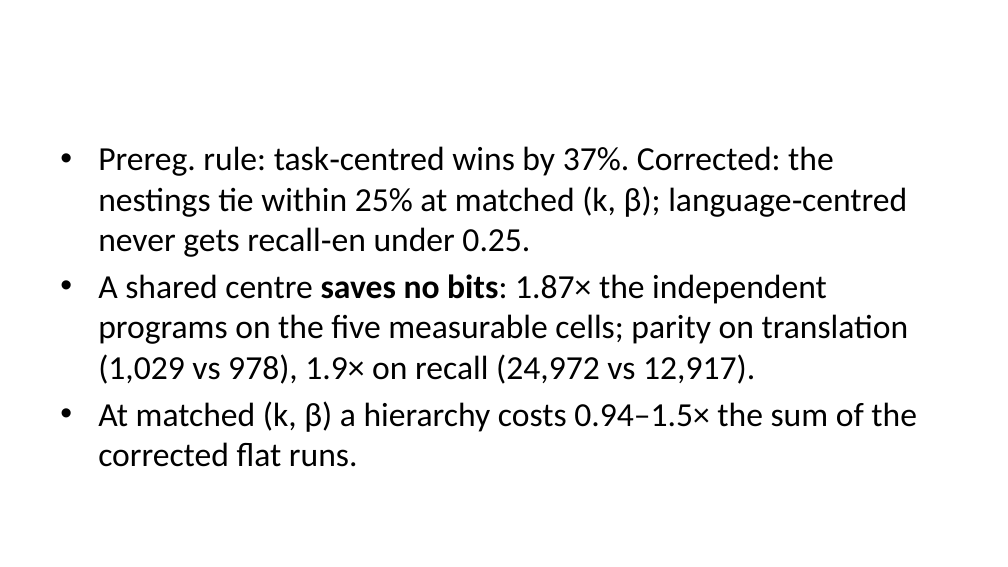
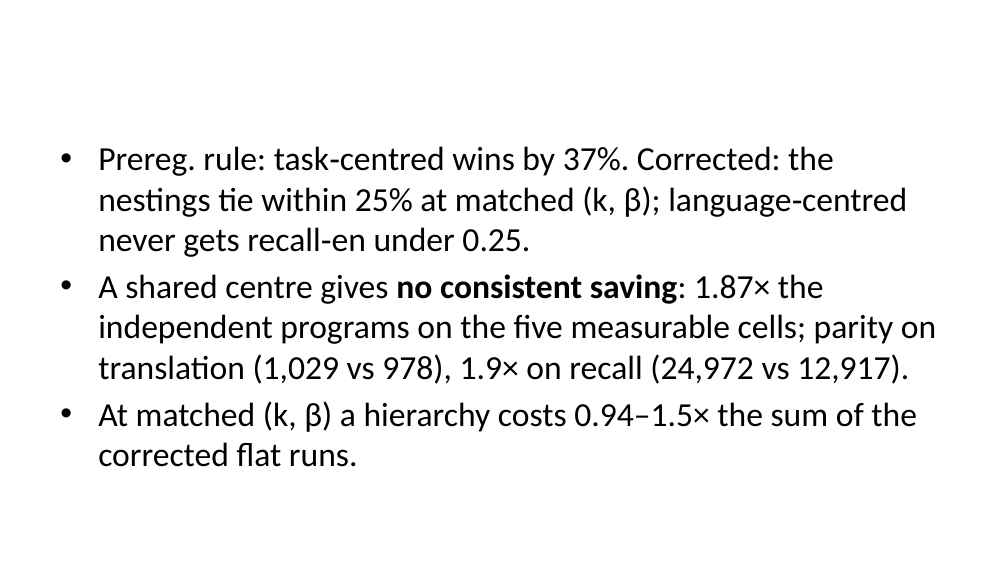
Before and after one commit to sirotenkogeorgii/prefix-programs, a slide deck: slide 11 of slides/slides.pptx. Drawn at 1008x567 pixels with LibreOffice and Linux fonts; fonts in the diff are those of the drawing. Boxes give left, top, right and bottom in pixels: in the first picture for what was removed or moved away, otherwise in the second. Text is boxed around its words. In the diff, an @@ line names an element or a change of style, - is before the commit and + after.

```diff
--- a/slides/slides.pptx
+++ b/slides/slides.pptx
@@ text at [98,274,936,384]: text changed @@
-• A shared centre saves no bits: 1.87× the independent programs on the five measurable cells; parity on translation (1,029 vs 978), 1.9× on recall (24,972 vs 12,917).
+• A shared centre gives no consistent saving: 1.87× the independent programs on the five measurable cells; parity on translation (1,029 vs 978), 1.9× on recall (24,972 vs 12,917).
```
Also in this commit, not shown: 3 other slides changed, 6 other files.
